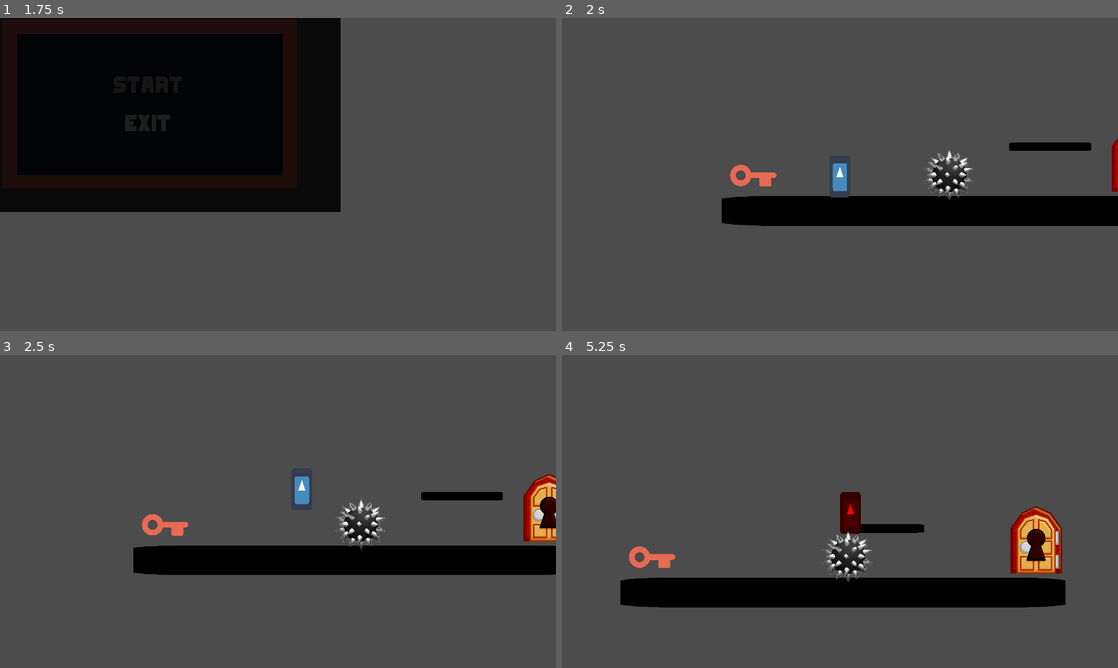
Above: before the commit, frames 1-4 (two rows, left to right).
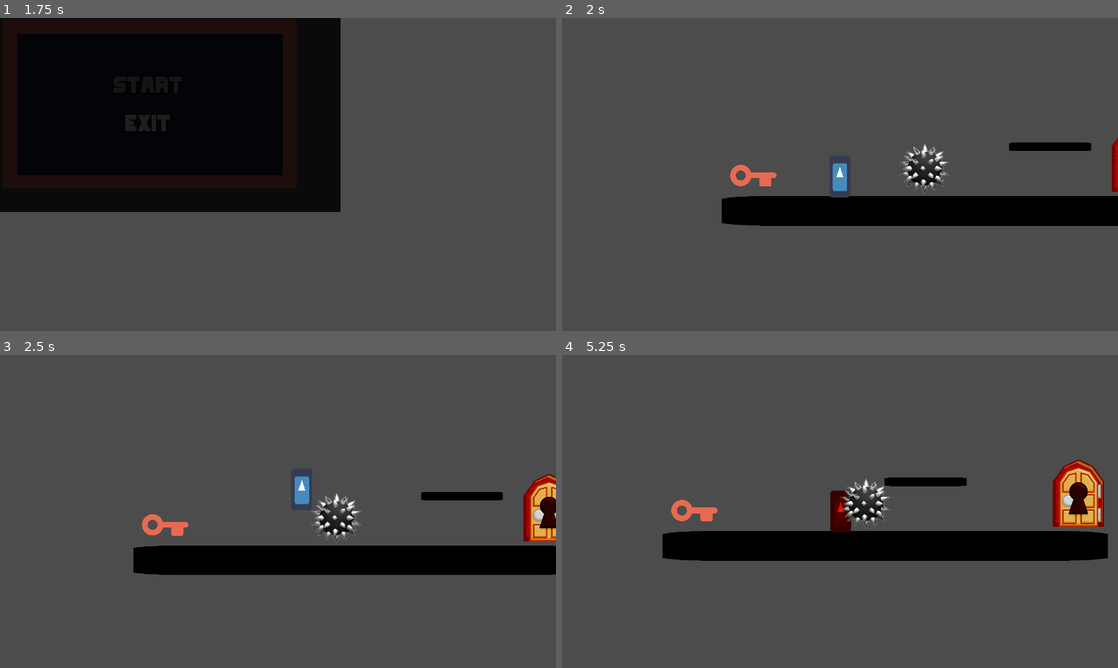
Above: after the commit, the same moments.

Repository: btzr-io/gwj-25
Game: Godot game, scene res://scenes/main_screen.tscn
Two runs of this game, one before a commit and one after it. Both use one fixed random seed, a clock stepped at 60 frames per second and the inputs below. The engine's default icon, where the game draws it, is replaced by a stand-in: a white triangle on a blue panel in a dark square.
Inputs:
- Up to frame 1 (1.75 s): hold Right (player_move_right) 0.53-1.25 s; hold Space (player_toggle) 0.53-1.25 s; tap Up (player_jump) at 0.77 s; click "start" at 1.25 s
- Up to frame 2 (2 s): no input
- Up to frame 3 (2.5 s): hold Right (player_move_right) from 2.03 s (still down); tap Space (player_toggle) at 2.1 s; tap Up (player_jump) at 2.27 s
- Up to frame 4 (5.25 s): release Right (player_move_right) at 2.78 s; hold Left (player_move_left) 2.78-3.53 s; hold Space (player_toggle) 2.78-3.53 s; hold Right (player_move_right) 3.53-5.03 s; tap Space (player_toggle) at 3.6, 5.1 s; tap Up (player_jump) at 3.77, 4.52 s; hold Space (player_toggle) 4.28-5.03 s; hold Left (player_move_left) from 5.03 s (still down)

Frame 1 is identical in both runs. In frame 2, 1.1% of the frame differs, in the area x 60-74%, y 40-59%; in frame 3, 1.1%; in frame 4, 20%, in the area x 10-99%, y 33-81%.

Commit message:
fix improve danger zone script and fix #33

Diff:
--- a/project.godot
+++ b/project.godot
@@ -8,9 +8,14 @@
 
 config_version=4
 
-_global_script_classes=[  ]
+_global_script_classes=[ {
+"base": "Area2D",
+"class": "DangerZone",
+"language": "GDScript",
+"path": "res://scripts/danger_zone.gd"
+} ]
 _global_script_class_icons={
-
+"DangerZone": ""
 }
 
 [application]
--- a/scenes/danger_zone.tscn
+++ /dev/null
@@ -1,17 +0,0 @@
-[gd_scene load_steps=3 format=2]
-
-[ext_resource path="res://scripts/danger_zone.gd" type="Script" id=1]
-
-[sub_resource type="RectangleShape2D" id=1]
-extents = Vector2( 104, 101.4 )
-
-[node name="DangerZone" type="Area2D"]
-collision_layer = 2
-script = ExtResource( 1 )
-
-[node name="CollisionShape2D" type="CollisionShape2D" parent="."]
-shape = SubResource( 1 )
-
-[node name="Sprite" type="AnimatedSprite" parent="."]
-animation = "lock"
-[connection signal="body_entered" from="." to="." method="_on_DangerZone_body_entered"]
--- a/scenes/danger_zones/spike.tscn
+++ /dev/null
@@ -1,18 +0,0 @@
-[gd_scene load_steps=4 format=2]
-
-[ext_resource path="res://scenes/danger_zone.tscn" type="PackedScene" id=1]
-[ext_resource path="res://assets/images/spike.png" type="Texture" id=2]
-
-[sub_resource type="SpriteFrames" id=1]
-animations = [ {
-"frames": [ ExtResource( 2 ) ],
-"loop": true,
-"name": "default",
-"speed": 5.0
-} ]
-
-[node name="Spike" instance=ExtResource( 1 )]
-
-[node name="Sprite" parent="." index="1"]
-frames = SubResource( 1 )
-animation = "default"
--- /dev/null
+++ b/scenes/danger_zones/spikes.tscn
@@ -0,0 +1,23 @@
+[gd_scene load_steps=4 format=2]
+
+[ext_resource path="res://scripts/danger_zone.gd" type="Script" id=1]
+[ext_resource path="res://assets/images/spike.png" type="Texture" id=2]
+
+[sub_resource type="RectangleShape2D" id=1]
+extents = Vector2( 104, 101.4 )
+
+[node name="Spikes" type="Area2D"]
+collision_layer = 2
+script = ExtResource( 1 )
+__meta__ = {
+"_editor_description_": ""
+}
+
+[node name="CollisionShape2D" type="CollisionShape2D" parent="."]
+shape = SubResource( 1 )
+__meta__ = {
+"_editor_description_": ""
+}
+
+[node name="Sprite" type="Sprite" parent="."]
+texture = ExtResource( 2 )
--- a/scenes/player.tscn
+++ b/scenes/player.tscn
@@ -93,11 +93,6 @@
 "name": "untail_we_get__anim",
 "speed": 5.0
 }, {
-"frames": [ ExtResource( 71 ), ExtResource( 62 ), ExtResource( 50 ), ExtResource( 51 ), ExtResource( 36 ), ExtResource( 64 ), ExtResource( 65 ), ExtResource( 52 ), ExtResource( 29 ), ExtResource( 30 ), ExtResource( 54 ), ExtResource( 31 ), ExtResource( 53 ), ExtResource( 32 ), ExtResource( 34 ) ],
-"loop": false,
-"name": "dead",
-"speed": 15.0
-}, {
 "frames": [ ExtResource( 26 ), ExtResource( 27 ), ExtResource( 12 ), ExtResource( 28 ), ExtResource( 6 ), ExtResource( 7 ), ExtResource( 8 ), ExtResource( 14 ), ExtResource( 9 ), ExtResource( 13 ), ExtResource( 15 ), ExtResource( 16 ), ExtResource( 73 ), ExtResource( 42 ), ExtResource( 37 ) ],
 "loop": true,
 "name": "walk",
@@ -112,9 +107,16 @@
 "loop": false,
 "name": "jump",
 "speed": 15.0
+}, {
+"frames": [ ExtResource( 71 ), ExtResource( 62 ), ExtResource( 50 ), ExtResource( 51 ), ExtResource( 36 ), ExtResource( 64 ), ExtResource( 65 ), ExtResource( 52 ), ExtResource( 29 ), ExtResource( 30 ), ExtResource( 54 ), ExtResource( 31 ), ExtResource( 53 ), ExtResource( 32 ), ExtResource( 34 ) ],
+"loop": false,
+"name": "dead",
+"speed": 15.0
 } ]
 
-[node name="Player" type="KinematicBody2D"]
+[node name="Player" type="KinematicBody2D" groups=[
+"character",
+]]
 position = Vector2( 351.193, 204.705 )
 scale = Vector2( 0.4, 0.4 )
 z_as_relative = false
--- a/scenes/world.tscn
+++ b/scenes/world.tscn
@@ -6,7 +6,7 @@
 [ext_resource path="res://scenes/key.tscn" type="PackedScene" id=4]
 [ext_resource path="res://scenes/portal.tscn" type="PackedScene" id=5]
 [ext_resource path="res://scripts/world.gd" type="Script" id=6]
-[ext_resource path="res://scenes/danger_zones/spike.tscn" type="PackedScene" id=7]
+[ext_resource path="res://scenes/danger_zones/spikes.tscn" type="PackedScene" id=7]
 [ext_resource path="res://scripts/camera.gd" type="Script" id=8]
 
 [sub_resource type="RectangleShape2D" id=1]
@@ -55,7 +55,7 @@
 smoothing_speed = 4.0
 script = ExtResource( 8 )
 
-[node name="Spike" parent="." instance=ExtResource( 7 )]
-position = Vector2( 971, 856 )
+[node name="Spikes" parent="." instance=ExtResource( 7 )]
+position = Vector2( 865.499, 828.729 )
 collision_layer = 8
-collision_mask = 2147483652
+collision_mask = 4
--- a/scripts/danger_zone.gd
+++ b/scripts/danger_zone.gd
@@ -1,8 +1,8 @@
 extends Area2D
+class_name DangerZone
 
-const Player = preload("res://scripts/player.gd")
+onready var signal_connection = self.connect("body_entered", self, "handle_entered");
 
-func _on_DangerZone_body_entered(body):
-	if body is Player:
+func handle_entered(body):
+	if body.is_in_group("character"):
 		body.die()
-	pass # Replace with function body.
